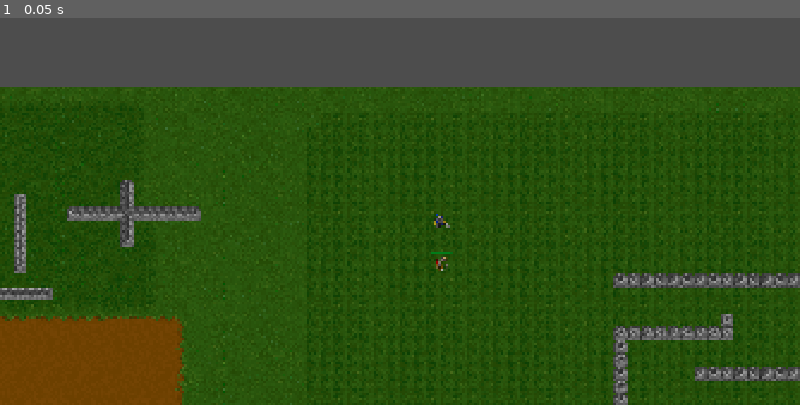
Above: before the commit, frame 1.
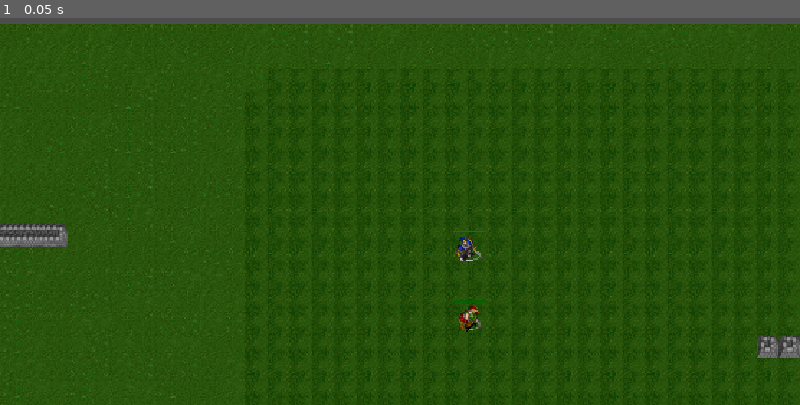
Above: after the commit, the same moment.

Repository: AlexRederstein/godot-unit-rts-movement-test
Game: Godot game, scene res://terrain.tscn
The game is run twice, just before and just after one commit, with the same random seed, the same clock (stepped at 60 frames per second) and the same inputs. The engine's default icon, where the game draws it, is replaced by a stand-in: a white triangle on a blue panel in a dark square.
Inputs:
- Up to frame 1 (0.05 s): no input

The runs differ from the first frame. In frame 1, 30% of the frame differs, in the area x 0-100%, y 1-100%.

Commit message:
боёвка начало

Diff:
--- a/GameProcess.gd
+++ b/GameProcess.gd
@@ -35,28 +35,44 @@
 	if selected_units.is_empty():
 		return
 
-	for unit in selected_units:
-		if is_instance_valid(unit) and unit.has_method("move_to"):
-			unit.move_to(target_pos)
+	var unit = _check_units_under_mouse(target_pos)
+
+	if unit:
+		#print(GameManager.local_player_fraction != unit.metadata.fraction)
+		if GameManager.local_player_fraction != unit.metadata.fraction:
+			for selected_unit in selected_units:
+				if is_instance_valid(selected_unit) and selected_unit.has_method("attack"):
+					selected_unit.attack(unit)
+	else:
+		for selected_unit in selected_units:
+			if is_instance_valid(selected_unit) and selected_unit.has_method("move_to"):
+				selected_unit.move_to(target_pos)
+
 
 func _select_unit_under_mouse() -> void:
+	var unit = _check_units_under_mouse(get_global_mouse_position())
+	if unit and unit.metadata.fraction == GameManager.local_player_fraction:
+		for old_selected in selected_units:
+			if is_instance_valid(old_selected) and unit.has_method("set_selected"):
+				old_selected.set_selected(false)
+		selected_units.clear()
 
+		selected_units.append(unit)
+		unit.set_selected(true)
+
+func _check_units_under_mouse(mouse_pos: Vector2) -> Unit:
 	var space = get_world_2d().direct_space_state
 	var query = PhysicsPointQueryParameters2D.new()
-	query.position = get_global_mouse_position()
+	query.position = mouse_pos
 	query.collide_with_bodies = true
 
 	var results = space.intersect_point(query)
+
 	for result in results:
 		var candidate = result.collider
-		if candidate is Unit:
+		if candidate is Unit and is_instance_valid(candidate) and candidate.current_state != UnitTypes.State.DEAD:
+			print(candidate.metadata.fraction)
+			return candidate
+		break
 
-			for unit in selected_units:
-				if is_instance_valid(unit) and unit.has_method("set_selected"):
-					unit.set_selected(false)
-
-			selected_units.clear()
-
-			selected_units.append(candidate)
-			candidate.set_selected(true)
-			break
+	return null
--- a/camera/camera.gd
+++ b/camera/camera.gd
@@ -20,15 +20,15 @@
 	zoom = zoom.lerp(target_zoom, zoom_smooth * delta)
 
 	# Определение краёв
-	if mouse_pos.x < edge_margin:
-		move_dir.x -= 1
-	elif mouse_pos.x > viewport_size.x - edge_margin:
-		move_dir.x += 1
-
-	if mouse_pos.y < edge_margin:
-		move_dir.y -= 1
-	elif mouse_pos.y > viewport_size.y - edge_margin:
-		move_dir.y += 1
+	#if mouse_pos.x < edge_margin:
+		#move_dir.x -= 1
+	#elif mouse_pos.x > viewport_size.x - edge_margin:
+		#move_dir.x += 1
+		#
+	#if mouse_pos.y < edge_margin:
+		#move_dir.y -= 1
+	#elif mouse_pos.y > viewport_size.y - edge_margin:
+		#move_dir.y += 1
 
 	if move_dir != Vector2.ZERO:
 		# Учёт коэффициента масштабирования, чтобы скорость не менялась при увеличении
--- a/project.godot
+++ b/project.godot
@@ -15,10 +15,12 @@
 config/features=PackedStringArray("4.7", "Forward Plus")
 config/icon="res://icon.svg"
 
+[autoload]
+
+GameManager="*uid://df6v4mmtxnk1x"
+
 [display]
 
-window/size/viewport_width=1920
-window/size/viewport_height=1080
 window/stretch/mode="canvas_items"
 window/stretch/aspect="expand"
 
--- /dev/null
+++ b/scripts/game/GameManager.gd
@@ -0,0 +1,3 @@
+extends Node
+
+var local_player_fraction: UnitMetaData.Fraction = UnitMetaData.Fraction.RADIANT
--- a/scripts/unit/index.gd
+++ b/scripts/unit/index.gd
@@ -2,10 +2,7 @@
 class_name Unit
 
 
-enum Fraction {
-	RADIANT,
-	DIRE
-}
+
 
 # ---- СИГНАЛЫ ----
 signal died
@@ -18,10 +15,7 @@
 @onready var selection_visual: Sprite2D = $SelectionCircle
 @onready var combat_module: UnitCombat = $CombatModule
 @onready var anim_sprite: AnimatedSprite2D = $AnimatedSprite2D
-@onready var heath_bar: ProgressBar = $HeatlhBar
-
-# --- ФРАКЦИЯ ----
-var fraction: Fraction = Fraction.RADIANT
+@onready var heath_bar: ProgressBar = $HealthBar
 
 # --- СОСТОЯНИЕ ----
 var current_state: UnitTypes.State = UnitTypes.State.IDLE
@@ -29,11 +23,21 @@
 var _is_selected: bool = false
 
 # ---- БАЗОВЫЕ ХАРАКТЕРИСТИКИ ----
-var health: int
+var max_health: int = 100:
+	set(value):
+		max_health = value
+		health = min(health, max_health)
+		_update_health_bar()
+var health: int = 100:
+	set(value):
+		health = clamp(value, 0, max_health)
+		_update_health_bar()
 
 # --- Технические переменные ---
 
 var current_dir: String = "e"
+var _attack_timer: float = 0.0
+var _is_attacking_anim: bool = false # Флаг: проигрывается ли анимация атаки
 
 # =================================================
 # ИНИЦИАЛИЗАЦИЯ
@@ -53,7 +57,8 @@
 	health = stats.max_health
 	combat_module.setup(stats)
 
-	combat_module.attack_performed.connect(_on_attack_performed)
+	#combat_module.attack_performed.connect(_on_attack_performed)
+	anim_sprite.animation_finished.connect(_on_animation_finished)
 	nav_agent.velocity_computed.connect(_on_velocity_computed)
 	state_changed.connect(_on_state_changed)
 
@@ -63,8 +68,9 @@
 		selection_visual.modulate = Color.GRAY
 		#selection_visual.visible = false
 
-	if anim_sprite.sprite_frames.has_animation("idle"):
-		anim_sprite.play("idle")
+	set_state(UnitTypes.State.IDLE)
+	#if anim_sprite.sprite_frames.has_animation("idle"):
+		#anim_sprite.play("idle")
 
 
 func setup_unit_visual(p_visuals: UnitVisuals) -> void:
@@ -141,7 +147,7 @@
 		UnitTypes.State.IDLE, UnitTypes.State.HOLD:
 			nav_agent.avoidance_priority = 1.0
 			#nav_agent.avoidance_enabled = false
-		UnitTypes.State.MOVE, UnitTypes.State.ATTACK:
+		UnitTypes.State.MOVE:
 			nav_agent.avoidance_priority = 0.0
 			#nav_agent.avoidance_enabled = true
 
@@ -165,20 +171,20 @@
 func _physics_process(delta: float) -> void:
 	if current_state == UnitTypes.State.DEAD: return
 
-	if velocity.x != 0:
-		anim_sprite.flip_h = velocity.x < 0
-
-	_update_direction()
-	#print(current_dir)
+
+	_update_facing()
+	#_update_direction()
+
 	_check_transitions()
-
+	if metadata.fraction != UnitMetaData.Fraction.RADIANT:
+		print(nav_agent.avoidance_enabled)
 	match current_state:
 		UnitTypes.State.IDLE:
 			_process_idle()
 		UnitTypes.State.MOVE:
 			_process_move()
 		UnitTypes.State.ATTACK:
-			_process_attack()
+			_process_attack(delta)
 
 func _check_transitions() -> void:
 	if current_target:
@@ -197,16 +203,19 @@
 
 
 func _process_idle() -> void:
+	#if metadata.fraction == UnitMetaData.Fraction.RADIANT:
+		#print("idle")
 	velocity = Vector2.ZERO
 
 
 func _process_move() -> void:
-	if nav_agent.is_navigation_finished():
-		return
-
 #	Преследование противника
 	if current_target and is_instance_valid(current_target):
 		nav_agent.target_position = current_target.global_position
+
+	if nav_agent.is_navigation_finished():
+		return
+	#print("move")
 
 	var next_pos = nav_agent.get_next_path_position()
 	var dir = global_position.direction_to(next_pos)
@@ -219,17 +228,32 @@
 		move_and_slide()
 
 
-func _process_attack() -> void:
+func _process_attack(delta: float) -> void:
 	velocity = Vector2.ZERO
 
 	if not current_target or not is_instance_valid(current_target):
+		set_state(UnitTypes.State.IDLE)
 		return
 
 	var dist = global_position.distance_to(current_target.global_position)
-	if dist <= stats.attack_range:
-		combat_module.try_attack(current_target)
-	else:
+
+	if dist > stats.attack_range:
 		set_state(UnitTypes.State.MOVE)
+		return
+
+	if _attack_timer > 0.0:
+		_attack_timer -= delta
+
+	if _attack_timer <= 0.0 and not _is_attacking_anim:
+		_attack_timer = stats.attaсk_delay
+		_is_attacking_anim = true
+
+		_play_animation("attack")
+	#if dist <= stats.attack_range and not attaсk_delay > 0:
+		#_play_animation("attack")
+		##combat_module.try_attack(current_target)
+	#else:
+		#set_state(UnitTypes.State.MOVE)
 
 func take_damage(amount: int) -> void:
 	if current_state == UnitTypes.State.DEAD: return
@@ -281,6 +305,9 @@
 # ==========================================
 
 func _on_velocity_computed(safe_velocity: Vector2) -> void:
+	if current_state == UnitTypes.State.ATTACK or current_state == UnitTypes.State.IDLE:
+		velocity = Vector2.ZERO
+		return
 	velocity = safe_velocity
 	move_and_slide()
 
@@ -292,7 +319,24 @@
 	if current_state == UnitTypes.State.ATTACK:
 		anim_sprite.play("idle")
 
-
+func _on_animation_finished():
+	# Если завершилась анимация атаки
+	if _is_attacking_anim:
+		_is_attacking_anim = false
+
+		# Проверяем, что цель все еще существует и мы не умерли
+		if current_state == UnitTypes.State.ATTACK and current_target and is_instance_valid(current_target):
+			var dist = global_position.distance_to(current_target.global_position)
+
+			# Проверяем дистанцию (вдруг цель убежала за время замаха)
+			if dist <= stats.attack_range:
+				if current_target.has_method("take_damage"):
+					current_target.take_damage(stats.damage)
+					# Здесь можно добавить звук удара или спавн частиц крови
+
+		# Возвращаем анимацию покоя, если мы все еще в бою
+		if current_state == UnitTypes.State.ATTACK:
+			anim_sprite.play("idle")
 # ==========================================
 # Анимации
 # ==========================================
@@ -300,25 +344,37 @@
 # ==========================================
 # ОПРЕДЕЛЕНИЕ НАПРАВЛЕНИЯ
 # ==========================================
-func _update_direction() -> void:
-	# Если юнит движется (скорость больше 1 пикселя в секунду)
-	if velocity.length_squared() > 1.0:
-		# Получаем угол в градусах (от -180 до 180)
-		# В Godot: 0 = восток (E), 90 = юг (S), 180/-180 = запад (W), -90 = север (N)
-		var angle_deg = rad_to_deg(velocity.angle())
-
-		# Разбиваем 360 градусов на 8 секторов по 45 градусов
-		var sector = int(round(angle_deg / 45.0)) % 8
-
-		match sector:
-			0: current_dir = "e"
-			1: current_dir = "se"
-			2: current_dir = "s"
-			3: current_dir = "se"
-			4, -4: current_dir = "e"
-			5, -3: current_dir = "ne"
-			6, -2: current_dir = "n"
-			7, -1: current_dir = "ne"
+func _update_facing() -> void:
+	var look_dir := Vector2.ZERO
+
+	# 1. Определяем, куда смотреть (на цель или по движению)
+	if current_state == UnitTypes.State.ATTACK and current_target and is_instance_valid(current_target):
+		look_dir = global_position.direction_to(current_target.global_position)
+	elif velocity.length_squared() > 1.0:
+		look_dir = velocity.normalized()
+	else:
+		return # Стоим — ничего не меняем
+
+	# 2. Отзеркаливание (если смотрим влево, отражаем спрайт)
+	if abs(look_dir.x) > 0.1:
+		anim_sprite.flip_h = look_dir.x < 0
+
+	# 3. Определяем "виртуальное" направление для анимации
+	# Берем абсолютное значение X, чтобы запад и восток давали одинаковый суффикс
+	var abs_dir = Vector2(abs(look_dir.x), look_dir.y).normalized()
+	var angle_deg = rad_to_deg(abs_dir.angle())
+	var sector = int(round(angle_deg / 45.0)) % 8
+
+	# Так как у тебя только восточные анимации, мы используем только e, ne, se, n, s
+	match sector:
+		0: current_dir = "e"   # Восток (или Запад с flip_h)
+		1: current_dir = "se"  # Юго-восток (или Юго-запад с flip_h)
+		2: current_dir = "s"   # Юг
+		3: current_dir = "se"  # Юго-восток (для нижней части)
+		4, -4: current_dir = "e" # Восток (для запада)
+		5, -3: current_dir = "ne" # Северо-восток (или северо-запад)
+		6, -2: current_dir = "n"  # Север
+		7, -1: current_dir = "ne" # Северо-восток
 
 # Вспомогательная функция для запуска анимации с нужным суффиксом
 func _play_animation(base_name: String) -> void:
@@ -330,3 +386,16 @@
 	else:
 		# Если анимации нет, пробуем запустить без суффикса (например, для смерти)
 		anim_sprite.play(base_name)
+
+func _update_health_bar():
+	if not is_inside_tree() or not heath_bar: return
+
+	heath_bar.max_value = max_health
+	heath_bar.value = health
+
+	if health < max_health * 0.3:
+		heath_bar.modulate = Color.RED   # Мало HP
+	elif health < max_health * 0.6:
+		heath_bar.modulate = Color.YELLOW # Среднее HP
+	else:
+		heath_bar.modulate = Color.GREEN  # Много HP
--- a/scripts/unit/unit_metadata.gd
+++ b/scripts/unit/unit_metadata.gd
@@ -1,5 +1,11 @@
 extends Resource
 class_name UnitMetaData
 
+enum Fraction {
+	RADIANT,
+	DIRE
+}
+
 @export var is_building: bool = false
 @export var is_hero: bool = false
+@export var fraction: Fraction = Fraction.RADIANT
--- a/scripts/unit/unit_stats.gd
+++ b/scripts/unit/unit_stats.gd
@@ -11,7 +11,7 @@
 @export_group("Combat")
 @export var damage: int = 10
 @export var attack_range: float = 40.0
-@export var attak_delay: float = 1.0
+@export var attaсk_delay: float = 1.0
 
 @export_group("Movement")
 @export var speed: int = 100 # Скорость юнита
--- a/unit/creep_melee/creep_melee.gd
+++ /dev/null
@@ -1,27 +0,0 @@
-extends Unit
-
-
-
-#func _ready() -> void:
-	#
-#
-		#
-	#_play_animation("idle")
-	##died.disconnect(_on_died)
-#
-## Called every frame. 'delta' is the elapsed time since the previous frame.
-#func _physics_process(delta: float) -> void:
-	#super._physics_process(delta)
-
-
-
-
-# ==========================================
-# ОБРАБОТКА АНИМАЦИЙ
-# ==========================================
-
-
-
-# ==========================================
-# ОБРАБОТКА СОСТОЯНИЙ
-# ==========================================
--- a/unit/creep_melee_dire/creep_melee_dire_scene.tscn
+++ b/unit/creep_melee_dire/creep_melee_dire_scene.tscn
@@ -7,6 +7,7 @@
 
 [sub_resource type="Resource" id="Resource_qet6x"]
 script = ExtResource("2_f6mki")
+fraction = 1
 metadata/_custom_type_script = "uid://n6eqhm0gen7e"
 
 [node name="UnitBase" unique_id=1994326592 instance=ExtResource("1_dss3v")]
--- a/unit/creep_melee_radiant/creep_melee_radiant_scene.tscn
+++ b/unit/creep_melee_radiant/creep_melee_radiant_scene.tscn
@@ -1,7 +1,6 @@
 [gd_scene format=3 uid="uid://diniio3lfnj8s"]
 
 [ext_resource type="PackedScene" uid="uid://bl734doagbmm" path="res://unit/unit_base.tscn" id="1_mkymc"]
-[ext_resource type="Script" uid="uid://j3cijlnn8r0u" path="res://scripts/unit/index.gd" id="2_ch41c"]
 [ext_resource type="Script" uid="uid://n6eqhm0gen7e" path="res://scripts/unit/unit_metadata.gd" id="3_hveqr"]
 [ext_resource type="Resource" uid="uid://cv67he7xy1i1b" path="res://unit/creep_melee/creep_meele_stats.tres" id="4_bygru"]
 [ext_resource type="SpriteFrames" uid="uid://be4lpnnfyn5sa" path="res://unit/creep_melee_radiant/sprites.tres" id="5_yrh3a"]
@@ -11,7 +10,6 @@
 metadata/_custom_type_script = "uid://n6eqhm0gen7e"
 
 [node name="UnitBase" unique_id=1994326592 instance=ExtResource("1_mkymc")]
-script = ExtResource("2_ch41c")
 metadata = SubResource("Resource_mljvk")
 stats = ExtResource("4_bygru")
 
--- a/unit/creep_melee_radiant/sprites.tres
+++ b/unit/creep_melee_radiant/sprites.tres
@@ -66,7 +66,7 @@
 "duration": 1.0,
 "texture": ExtResource("4_7oc6t")
 }],
-"loop": 1,
+"loop": 0,
 "name": &"attack_e",
 "speed": 5.0
 }, {
@@ -83,7 +83,7 @@
 "duration": 1.0,
 "texture": ExtResource("8_xgd0m")
 }],
-"loop": 1,
+"loop": 0,
 "name": &"attack_n",
 "speed": 5.0
 }, {
@@ -100,7 +100,7 @@
 "duration": 1.0,
 "texture": ExtResource("11_q8a0b")
 }],
-"loop": 1,
+"loop": 0,
 "name": &"attack_ne",
 "speed": 5.0
 }, {
@@ -117,7 +117,7 @@
 "duration": 1.0,
 "texture": ExtResource("15_84b0w")
 }],
-"loop": 1,
+"loop": 0,
 "name": &"attack_s",
 "speed": 5.0
 }, {
@@ -134,7 +134,7 @@
 "duration": 1.0,
 "texture": ExtResource("19_nkhod")
 }],
-"loop": 1,
+"loop": 0,
 "name": &"attack_se",
 "speed": 5.0
 }, {
@@ -148,7 +148,7 @@
 "duration": 1.0,
 "texture": ExtResource("22_i5ffo")
 }],
-"loop": 1,
+"loop": 0,
 "name": &"death_1",
 "speed": 5.0
 }, {
@@ -162,7 +162,7 @@
 "duration": 1.0,
 "texture": ExtResource("25_pn6p1")
 }],
-"loop": 1,
+"loop": 0,
 "name": &"death_2",
 "speed": 5.0
 }, {
@@ -170,7 +170,7 @@
 "duration": 1.0,
 "texture": ExtResource("46_48nbl")
 }],
-"loop": 1,
+"loop": 0,
 "name": &"idle",
 "speed": 5.0
 }, {
--- /dev/null
+++ b/unit/unit_base.gd
@@ -0,0 +1 @@
+extends CharacterBody2D
--- a/unit/unit_base.tscn
+++ b/unit/unit_base.tscn
@@ -1,6 +1,6 @@
 [gd_scene format=3 uid="uid://bl734doagbmm"]
 
-[ext_resource type="Script" uid="uid://c1wol4rjnqupb" path="res://unit/creep_melee/creep_melee.gd" id="1_ru7ih"]
+[ext_resource type="Script" uid="uid://j3cijlnn8r0u" path="res://scripts/unit/index.gd" id="1_ghq3d"]
 [ext_resource type="Texture2D" uid="uid://d2w3yg6jvur1m" path="res://icon.svg" id="1_rulr8"]
 [ext_resource type="Script" uid="uid://2kr34kkf8dra" path="res://scripts/unit/combat_module.gd" id="3_ghq3d"]
 [ext_resource type="Texture2D" uid="uid://ctonuoypaiwj7" path="res://selection_sprite.png" id="3_pcnxy"]
@@ -25,7 +25,7 @@
 corner_radius_bottom_left = 3
 
 [node name="UnitBase" type="CharacterBody2D" unique_id=1994326592]
-script = ExtResource("1_ru7ih")
+script = ExtResource("1_ghq3d")
 
 [node name="CollisionShape2D" type="CollisionShape2D" parent="." unique_id=187892092]
 shape = SubResource("CircleShape2D_ita4j")
@@ -36,6 +36,7 @@
 path_max_distance = 16.0
 avoidance_enabled = true
 radius = 16.0
+neighbor_distance = 250.0
 max_neighbors = 8
 avoidance_priority = 0.01
 debug_enabled = true
@@ -56,7 +57,7 @@
 
 [node name="AnimatedSprite2D" type="AnimatedSprite2D" parent="." unique_id=240466917]
 
-[node name="HeatlhBar" type="ProgressBar" parent="." unique_id=1450864095]
+[node name="HealthBar" type="ProgressBar" parent="." unique_id=1450864095]
 offset_left = -24.0
 offset_top = -26.0
 offset_right = 24.0
Not shown, added: scripts/game/GameManager.gd.uid
Not shown, removed: unit/creep_melee/creep_melee.gd.uid
Not shown, added: unit/unit_base.gd.uid
Not shown, added: unit/unit_base.tscn5085314595.tmp
Not shown, added: unit/unit_base.tscn6419593695.tmp
Not shown, added: unit/unit_base.tscn6425315147.tmp
